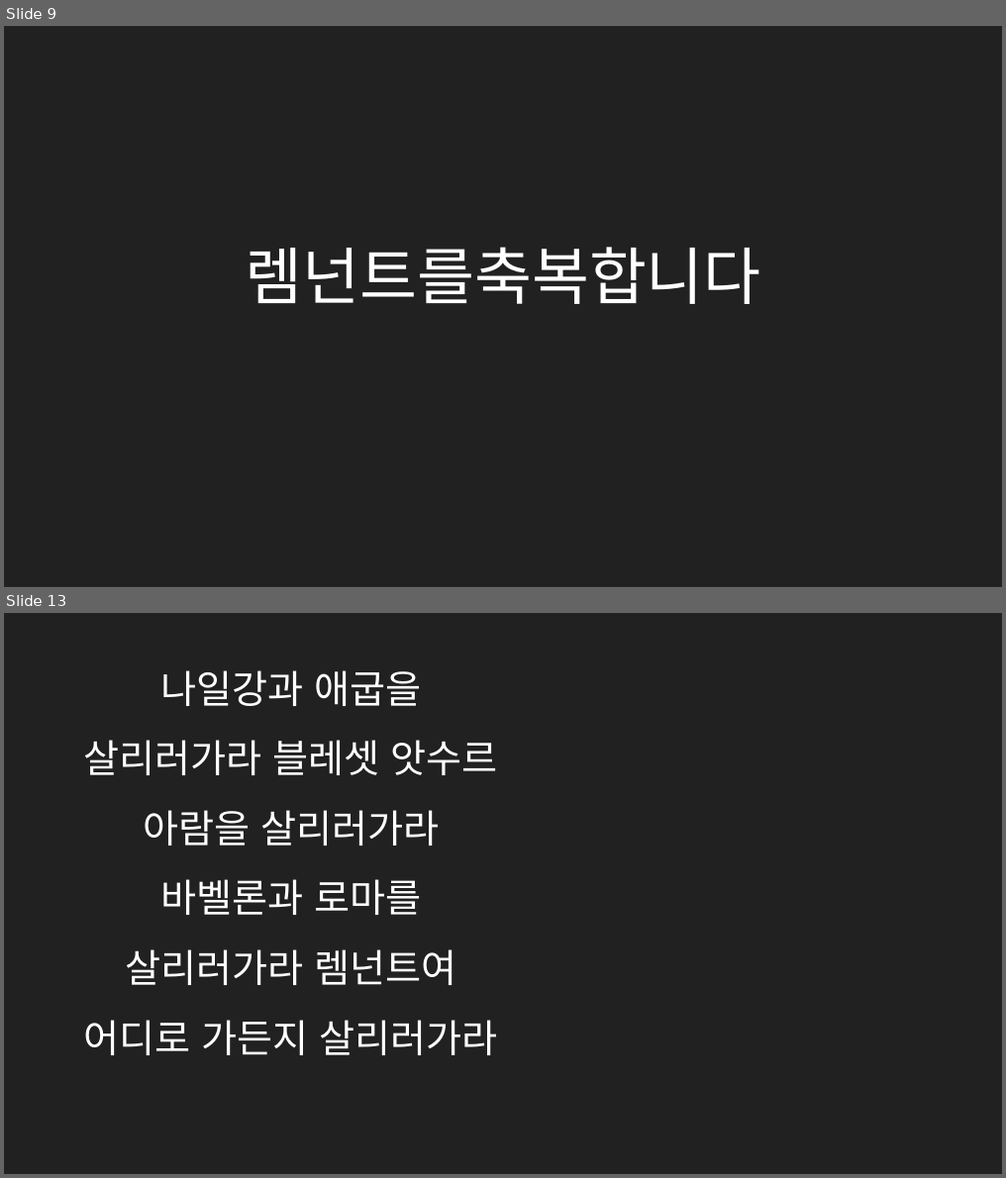
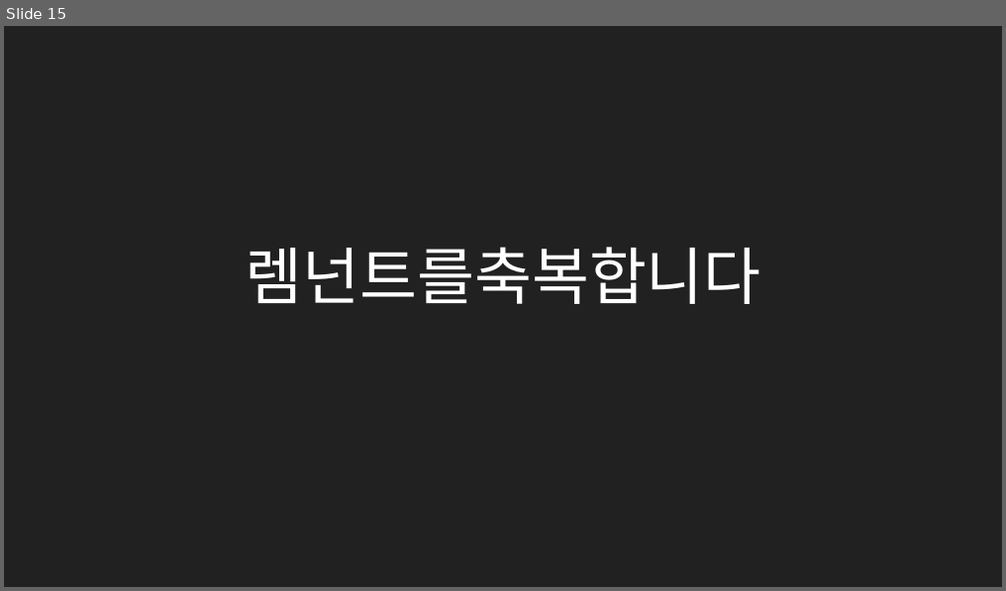
Before and after one commit to MiniMinja/ForSunday, a slide deck: postwor.pptx. Shown one above the other, each under a label of ours: slides 9 and 13 before the commit, slide 15 after it; the slides between them are not shown. The pictures are 1006x1178 and 1006x591 pixels, drawn with LibreOffice and Linux fonts; fonts in the diff are those of the drawing. Boxes give left, top, right and bottom in pixels: in the first picture for what was removed or moved away, otherwise in the second. Text is boxed around its words. In the diff, an @@ line names an element or a change of style, - is before the commit and + after.

```diff
--- a/postwor.pptx
+++ b/postwor.pptx
@@ slide 13 removed at (4,613,1002,1174), background #212121 @@
@@ text removed at (84,670,498,1056) @@
-나일강과 애굽을 살리러가라 블레셋 앗수르 아람을 살리러가라 바벨론과 로마를 살리러가라 렘넌트여 어디로 가든지 살리러가라
@@ what was slide 9 is now slide 15 @@
```
Also in this commit, not shown: 1 slide changed, 23 slides added, 10 other slides removed.
